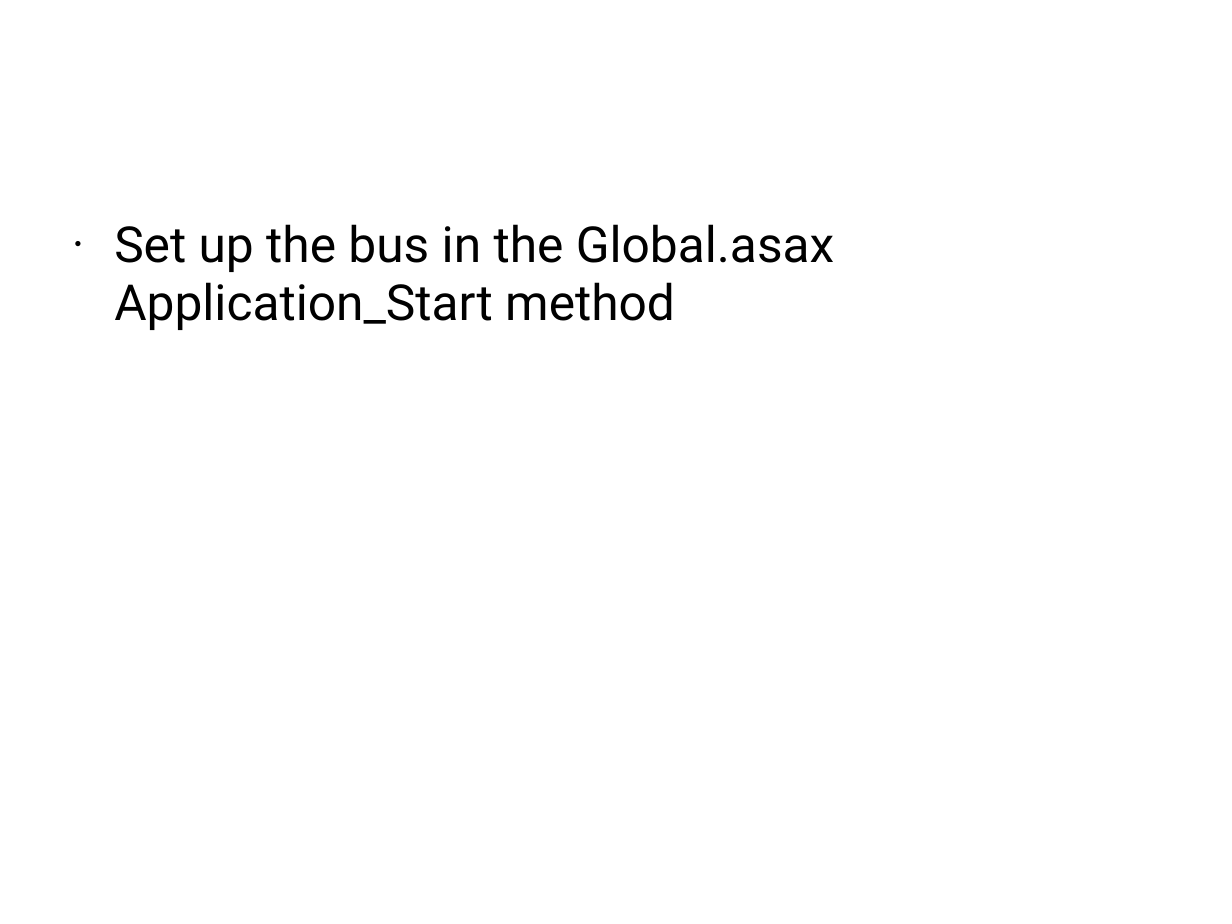
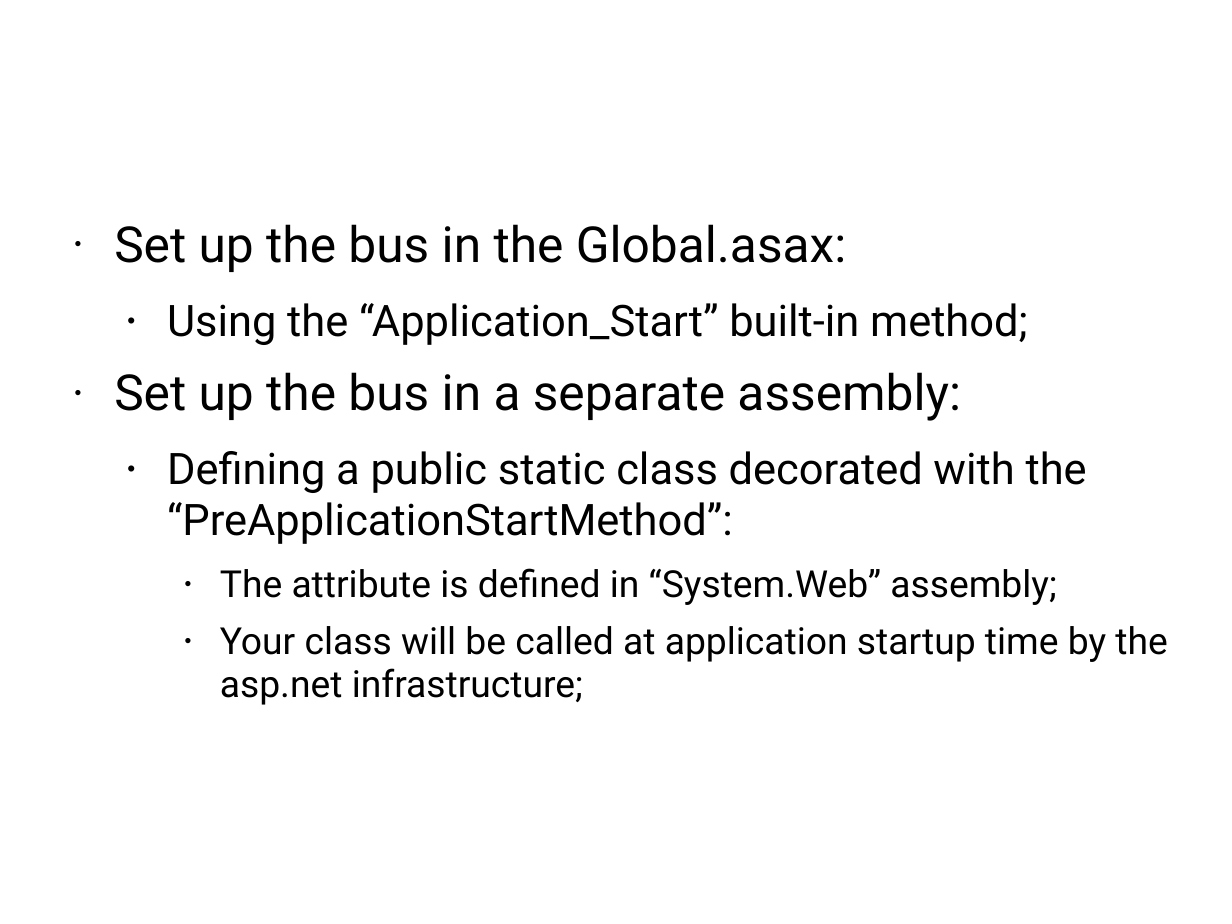
Before and after one commit to Particular/Course.Slides, a slide deck: slide 66 of EnterpriseDevelopmentWithNServiceBus.pptx. Drawn at 1232x924 pixels with LibreOffice and Linux fonts; fonts in the diff are those of the drawing; background and template pictures are left out. Boxes give left, top, right and bottom in pixels: in the first picture for what was removed or moved away, otherwise in the second. Text is boxed around its words. In the diff, an @@ line names an element or a change of style, - is before the commit and + after.

Commit message:
integration to the "Hosting in a Web Application" Slide #66

```diff
--- a/EnterpriseDevelopmentWithNServiceBus.pptx
+++ b/EnterpriseDevelopmentWithNServiceBus.pptx
@@ text at (114, 224, 1167, 705): text changed; size 32 to 24 pt @@
-• Set up the bus in the Global.asax Application_Start method
+• Set up the bus in the Global.asax:
+  • Using the “Application_Start” built-in method;
+• Set up the bus in a separate assembly:
+  • Defining a public static class decorated with the “PreApplicationStartMethod”:
+    • The attribute is defined in “System.Web” assembly;
+    • Your class will be called at application startup time by the asp.net infrastructure;
```
